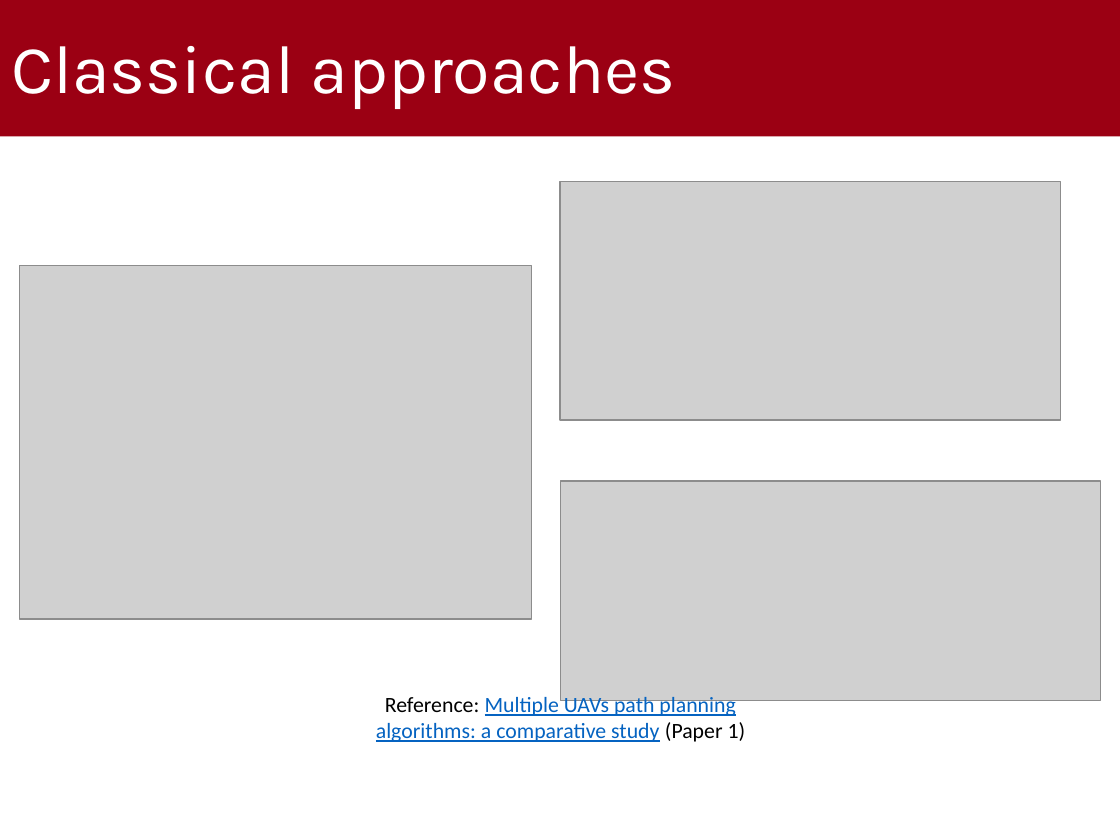
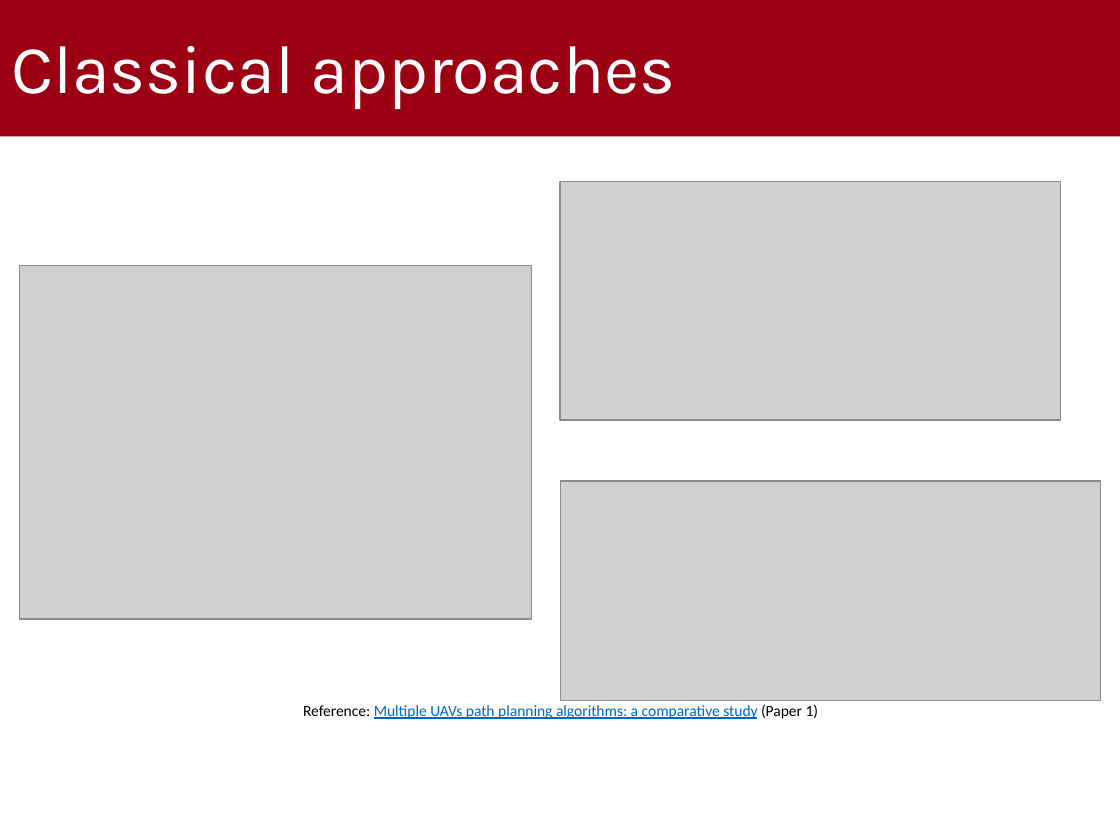
Before and after one commit to gabrielrovesti/WNMA-UAV-Route-Planning-Survey, a slide deck: slide 6 of 2 - Slides/UAV Route Planning Strategies.pptx. Drawn at 1120x840 pixels with LibreOffice and Linux fonts; fonts in the diff are those of the drawing; grey boxes stand for pictures; background and template pictures are left out. Boxes give left, top, right and bottom in pixels: in the first picture for what was removed or moved away, otherwise in the second. Text is boxed around its words. In the diff, an @@ line names an element or a change of style, - is before the commit and + after.

```diff
--- a/2 - Slides/UAV Route Planning Strategies.pptx
+++ b/2 - Slides/UAV Route Planning Strategies.pptx
@@ text "Reference: Multiple UAVs path planning ...": place and size @@
-text "Reference: Multiple UAVs path planning ..." at (376,697,746,742)
+text "Reference: Multiple UAVs path planning ..." at (303,704,819,719)
@@ text "Reference: Multiple UAVs path planning ..." at (303,704,819,719): size 14 to 10 pt @@
```
Also in this commit, not shown: 18 other slides changed, 1 slide added, 1 slide removed, 1 other file.
